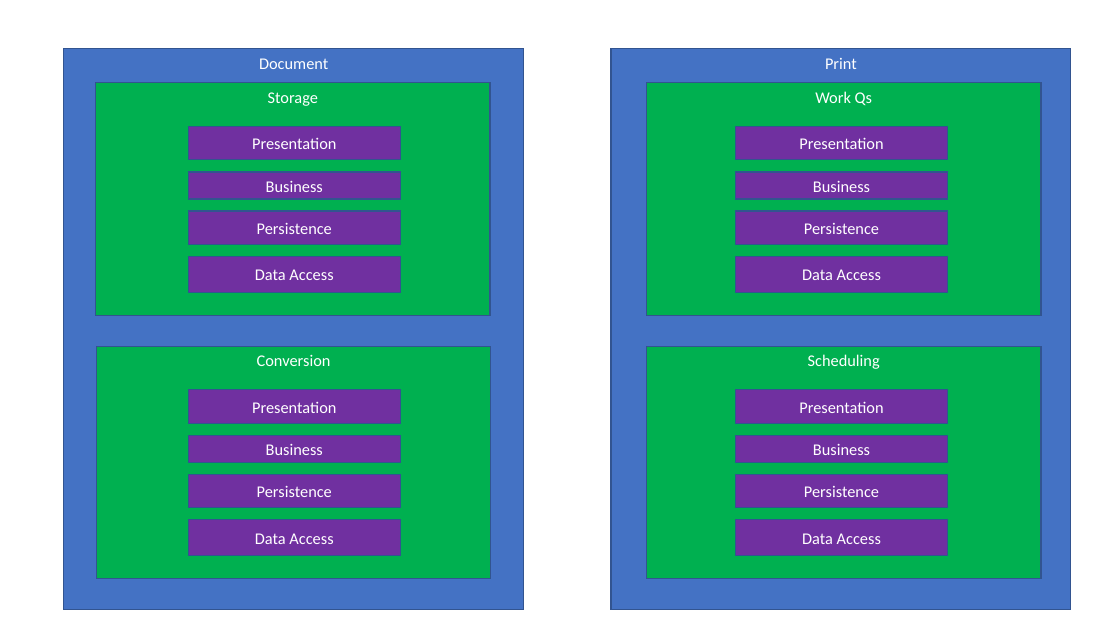
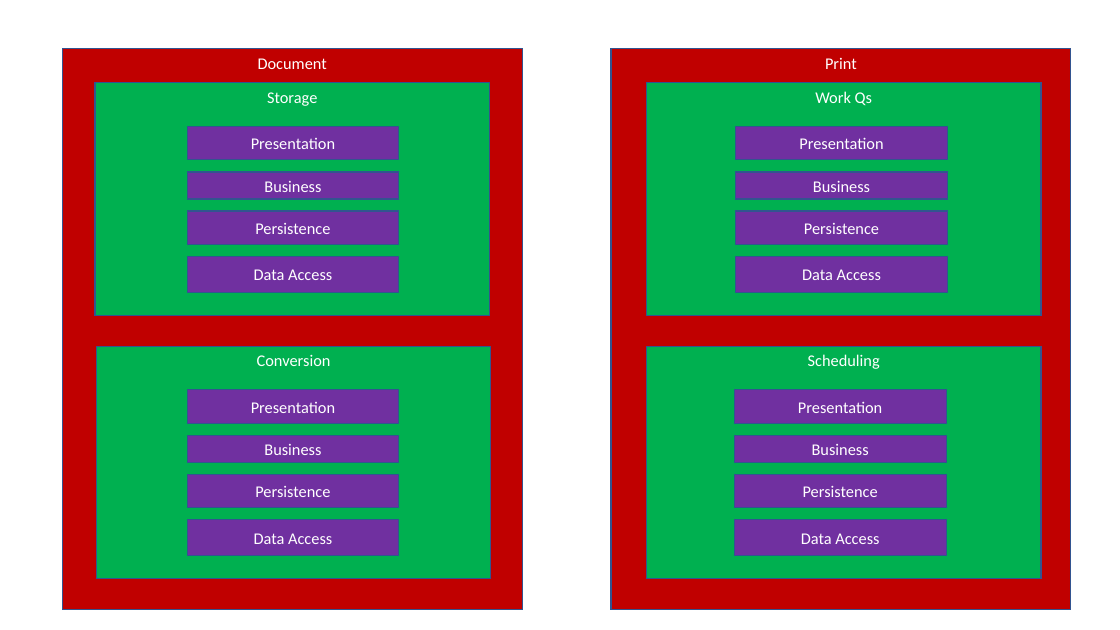
Before and after one commit to p14n/archadr, a slide deck: slide 3 of doc/architecture/presentation/Developer-Presentation.pptx. Drawn at 1120x630 pixels with LibreOffice and Linux fonts; fonts in the diff are those of the drawing. Boxes give left, top, right and bottom in pixels: in the first picture for what was removed or moved away, otherwise in the second. Text is boxed around its words. In the diff, an @@ line names an element or a change of style, - is before the commit and + after.

```diff
--- a/doc/architecture/presentation/Developer-Presentation.pptx
+++ b/doc/architecture/presentation/Developer-Presentation.pptx
@@ rectangle "Document" at bbox=[62, 49, 523, 610]: fill #4472C4 to #C00000 @@
@@ rectangle "Print" at bbox=[611, 49, 1071, 610]: fill #4472C4 to #C00000 @@
```
Also in this commit, not shown: 2 other slides changed, 2 slides added.
